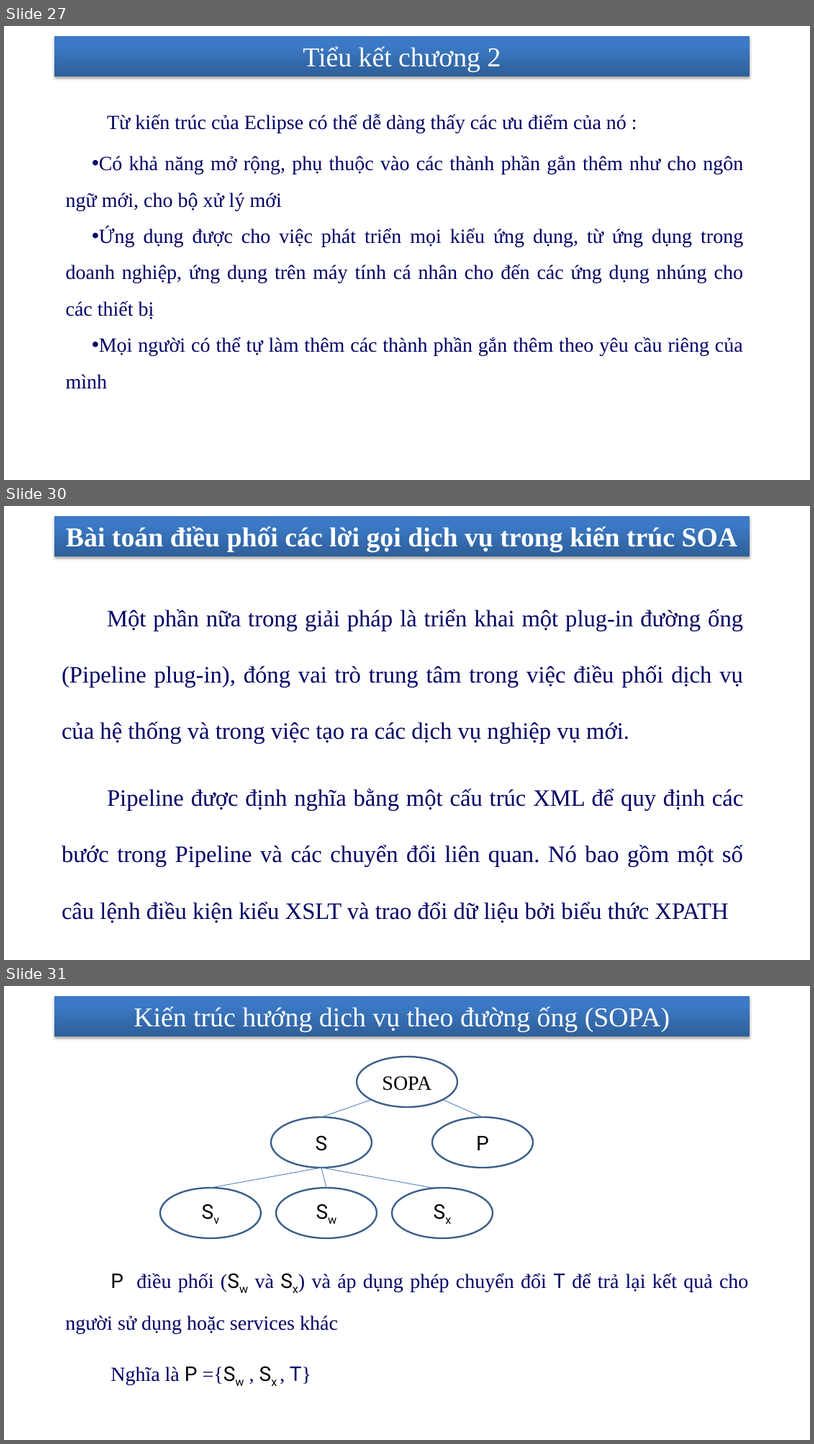
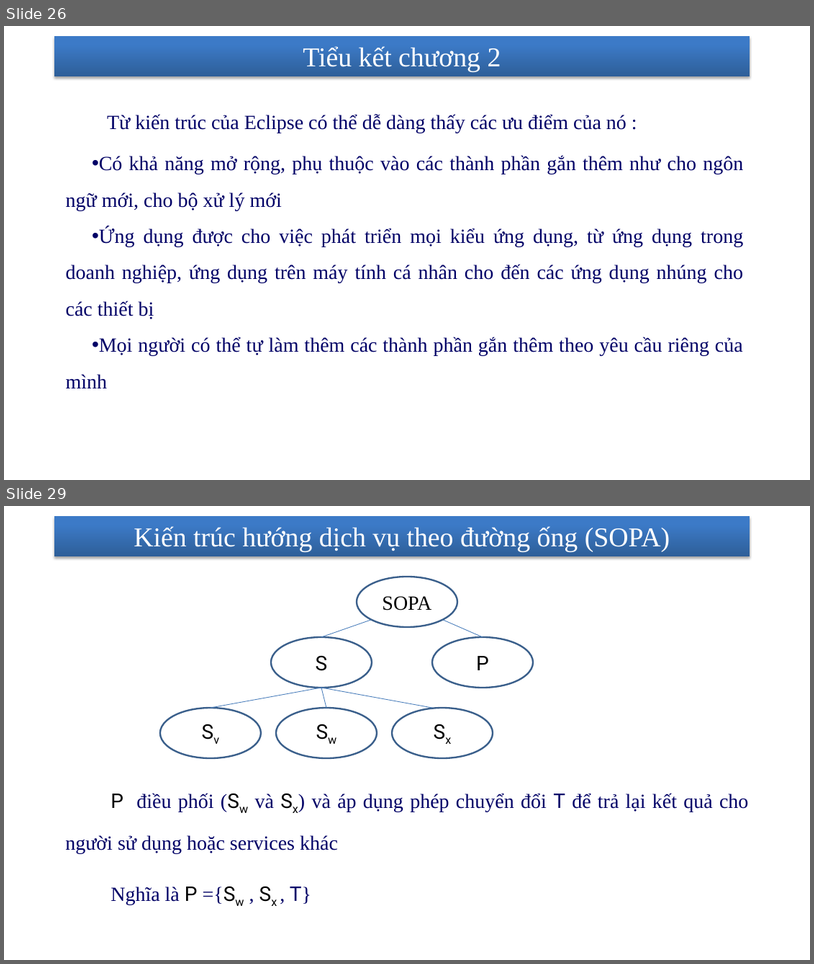
Before and after one commit to nhanhnt/LUANVAN, a slide deck: WORD/luanvan_nhanhnt_ver5.pptx. Shown one above the other, each under a label of ours: slides 27, 30 and 31 before the commit, slides 26 and 29 after it; the slides between them are not shown. The pictures are 814x1444 and 814x964 pixels, drawn with LibreOffice and Linux fonts; fonts in the diff are those of the drawing; background and template pictures are left out. Boxes give left, top, right and bottom in pixels: in the first picture for what was removed or moved away, otherwise in the second. Text is boxed around its words. In the diff, an @@ line names an element or a change of style, - is before the commit and + after.

```diff
--- a/WORD/luanvan_nhanhnt_ver5.pptx
+++ b/WORD/luanvan_nhanhnt_ver5.pptx
@@ slide 30 removed at [4,506,810,960], background picture (left out); not listed: 1 template element that a slide beside it also shows @@
@@ title removed at [66,526,738,552] @@
-Bài toán điều phối các lời gọi dịch vụ trong kiến trúc SOA
@@ text removed at [62,609,743,923] @@
-    Một phần nữa trong giải pháp là triển khai một plug-in đường ống (Pipeline plug-in), đóng vai trò trung tâm trong việc điều phối dịch vụ của hệ thống và trong việc tạo ra các dịch vụ nghiệp vụ mới.
-    Pipeline được định nghĩa bằng một cấu trúc XML để quy định các bước trong Pipeline và các chuyển đổi liên quan. Nó bao gồm một số câu lệnh điều kiện kiểu XSLT và trao đổi dữ liệu bởi biểu thức XPATH
@@ page number removed at [553,928,741,952] @@
-30
@@ what was slide 27 is now slide 26 @@
@@ what was slide 31 is now slide 29 @@
```
Also in this commit, not shown: 3 slides changed, 1 other slide removed, 2 other files.
